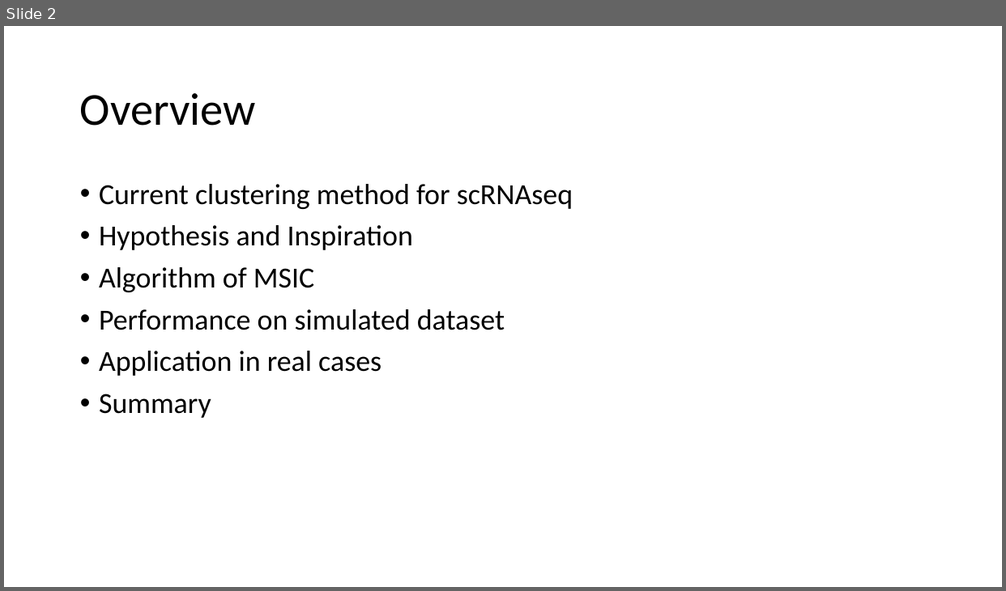
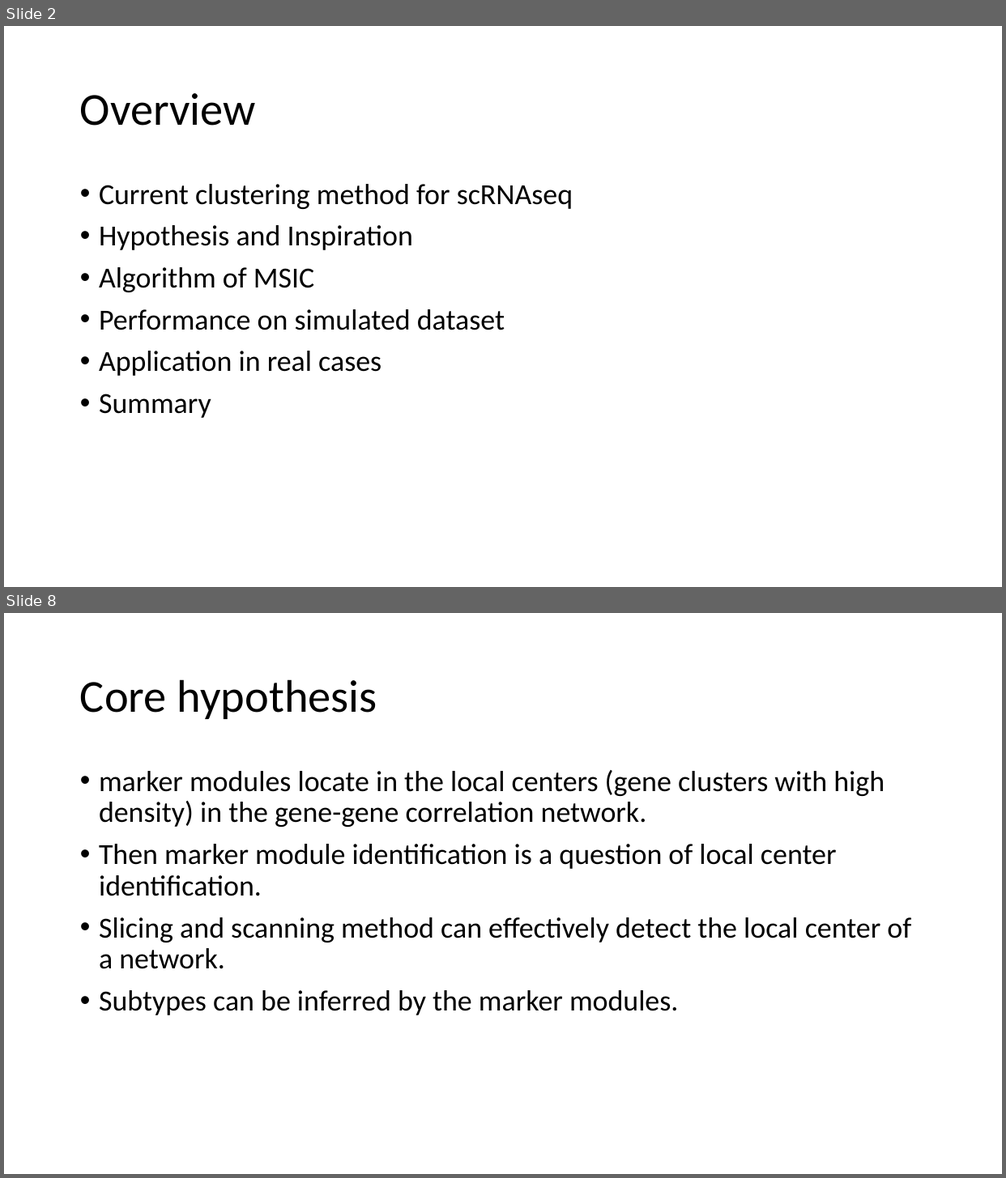
Before and after one commit to leezx/GBSI, a slide deck: MSIC.pptx. Shown one above the other, each under a label of ours: slide 2 before the commit, slides 2 and 8 after it; the slides between them are not shown. The pictures are 1006x591 and 1006x1178 pixels, drawn with LibreOffice and Linux fonts; fonts in the diff are those of the drawing. Boxes give left, top, right and bottom in pixels: in the first picture for what was removed or moved away, otherwise in the second. Text is boxed around its words. In the diff, an @@ line names an element or a change of style, - is before the commit and + after.

```diff
--- a/MSIC.pptx
+++ b/MSIC.pptx
@@ slide 8 added at (4, 613, 1002, 1174), background #FFFFFF @@
@@ title added at (80, 679, 377, 719), 44 pt, text #000000 @@
+Core hypothesis
@@ text added at (99, 770, 911, 1016), 28 pt, text #000000 @@
+• marker modules locate in the local centers (gene clusters with high density) in the gene-gene correlation network.
+• Then marker module identification is a question of local center identification.
+• Slicing and scanning method can effectively detect the local center of a network.
+• Subtypes can be inferred by the marker modules.
```
Also in this commit, not shown: 4 slides changed, 14 other slides added, 10 other files.
